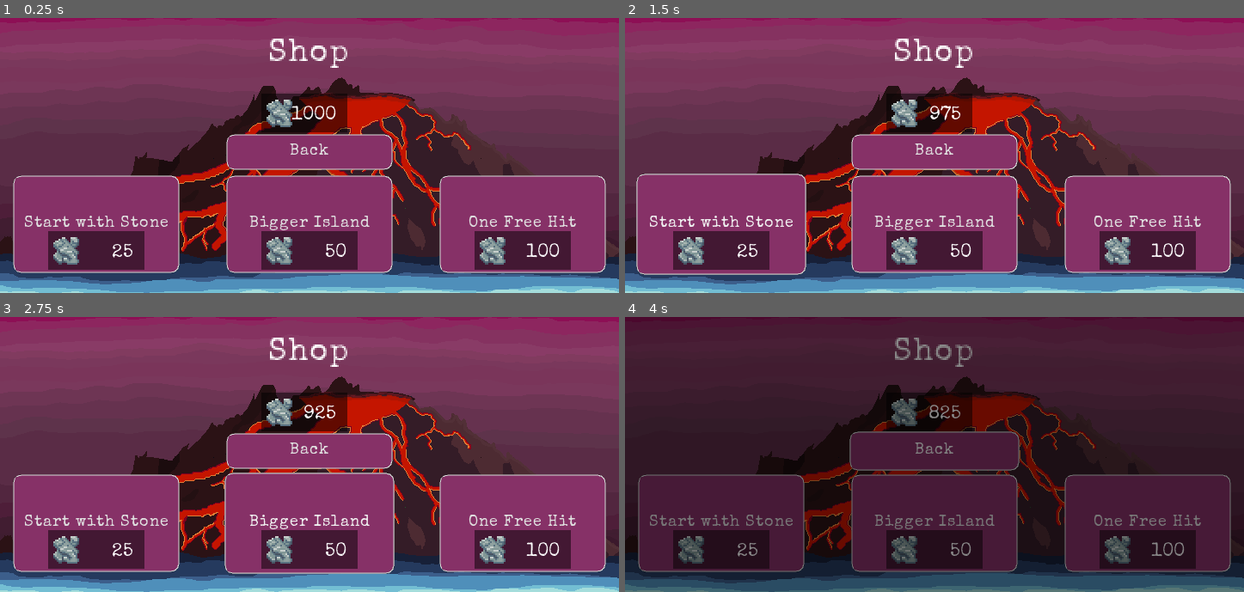
Above: before the commit, frames 1-4 (two rows, left to right).
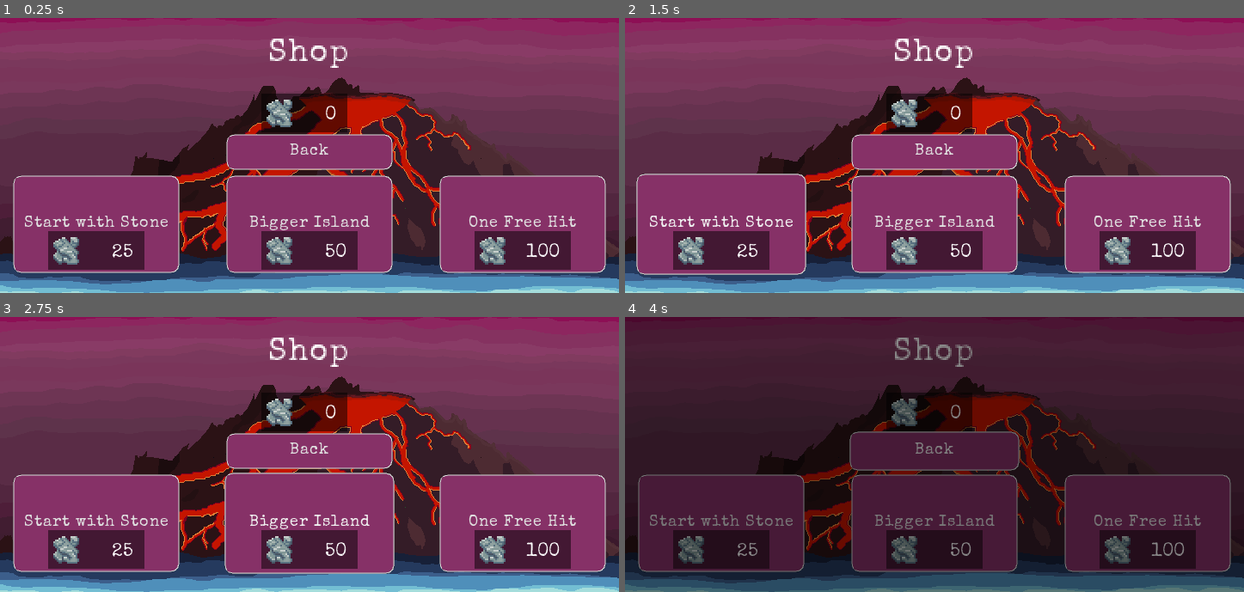
Above: after the commit, the same moments.

Repository: HaywardMorihara/SurviveTheIsland
Game: Godot game, scene res://src/UserInterface/Shop.tscn
Same seed, same stepped clock (60 frames per second), same inputs: the game is played once before the commit and once after it. This scene is started directly instead of the project's main scene. Sound files missing from this copy of the repository are replaced by a short silence.
Inputs:
- Up to frame 1 (0.25 s): no input
- Up to frame 2 (1.5 s): click "Start with Stone" at 0.5 s; click "Start with Stone" at 1.25 s
- Up to frame 3 (2.75 s): click "Bigger Island" at 2 s
- Up to frame 4 (4 s): click "One Free Hit" at 2.75 s; click "Back" at 3.5 s

The runs differ from the first frame. In frame 1, 0.1% of the frame differs, in the area x 47-53%, y 31-38%; in frame 2, 0.1%; in frame 3, 0.1%, in the area x 49-55%, y 31-38%; in frame 4, 0.1%.

Commit message:
Remove test code

Diff:
--- a/src/UserInterface/Shop.gd
+++ b/src/UserInterface/Shop.gd
@@ -1,7 +1,4 @@
 extends Control
-
-func _ready():
-	Global.coins_collected = 1000
 
 func _on_Stone_pressed():
 	if Global.coins_collected >= 25 and not Global.upgrades['Stone']:
